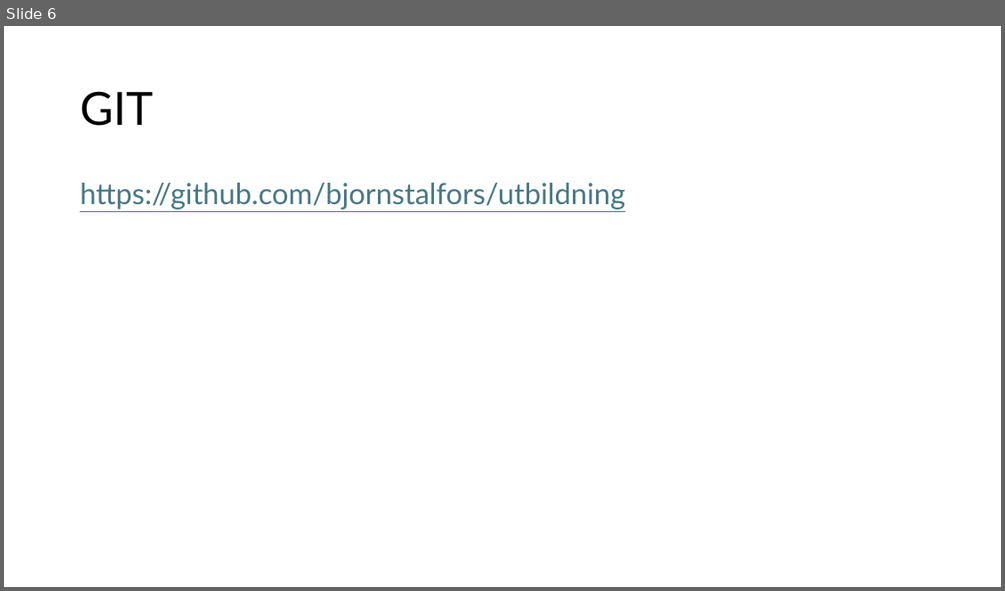
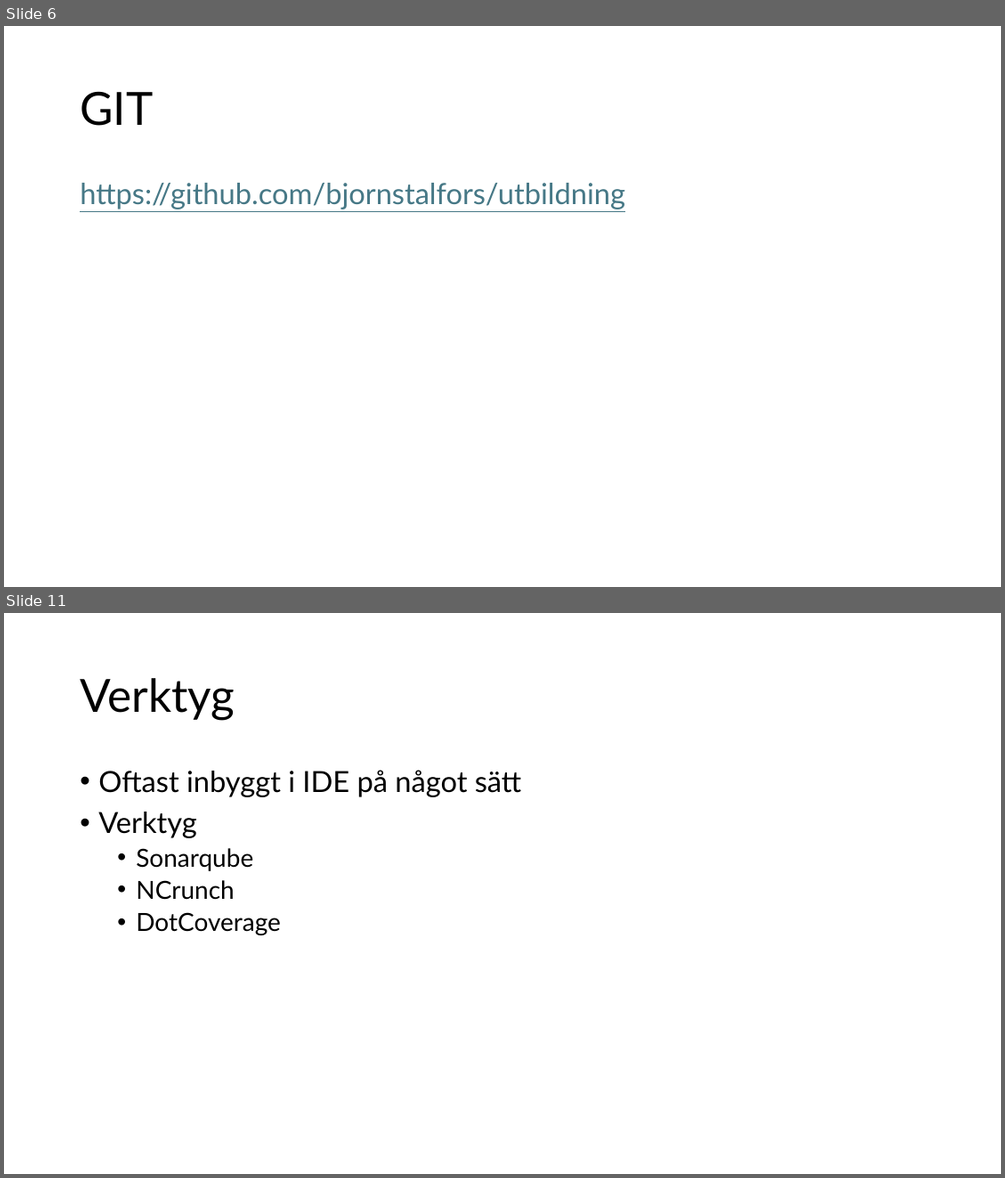
Before and after one commit to bjornstalfors/utbildning, a slide deck: Testning.pptx. Shown one above the other, each under a label of ours: slide 6 before the commit, slides 6 and 11 after it; the slides between them are not shown. The pictures are 1005x591 and 1005x1178 pixels, drawn with LibreOffice and Linux fonts; fonts in the diff are those of the drawing. Boxes give left, top, right and bottom in pixels: in the first picture for what was removed or moved away, otherwise in the second. Text is boxed around its words. In the diff, an @@ line names an element or a change of style, - is before the commit and + after.

```diff
--- a/Testning.pptx
+++ b/Testning.pptx
@@ slide 11 added at (x1=4, y1=613, x2=1001, y2=1174), background #FFFFFF @@
@@ title added at (x1=80, y1=678, x2=235, y2=720), 44 pt, text #000000 @@
+Verktyg
@@ text added at (x1=98, y1=770, x2=521, y2=935), 28 pt, text #000000 @@
+• Oftast inbyggt i IDE på något sätt
+• Verktyg
+  • Sonarqube
+  • NCrunch
+  • DotCoverage
```
Also in this commit, not shown: 4 other slides added, 4 other files.
